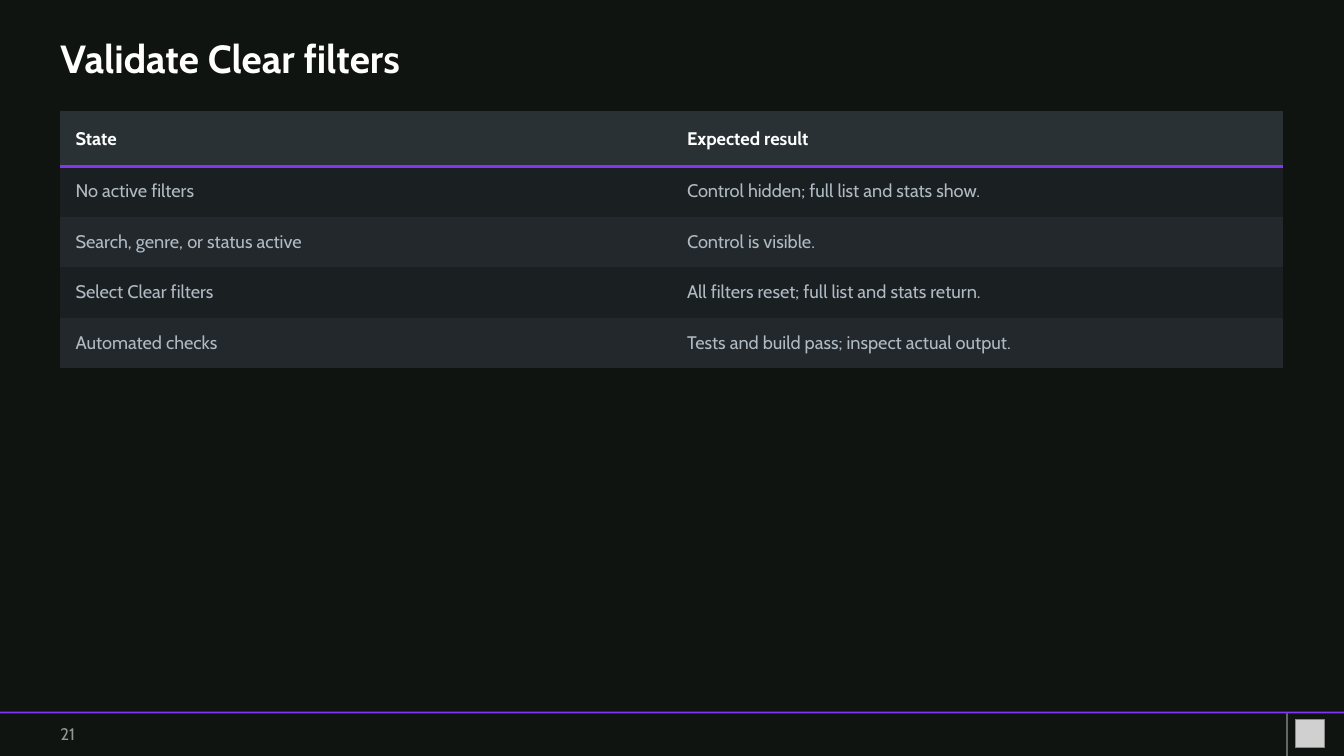
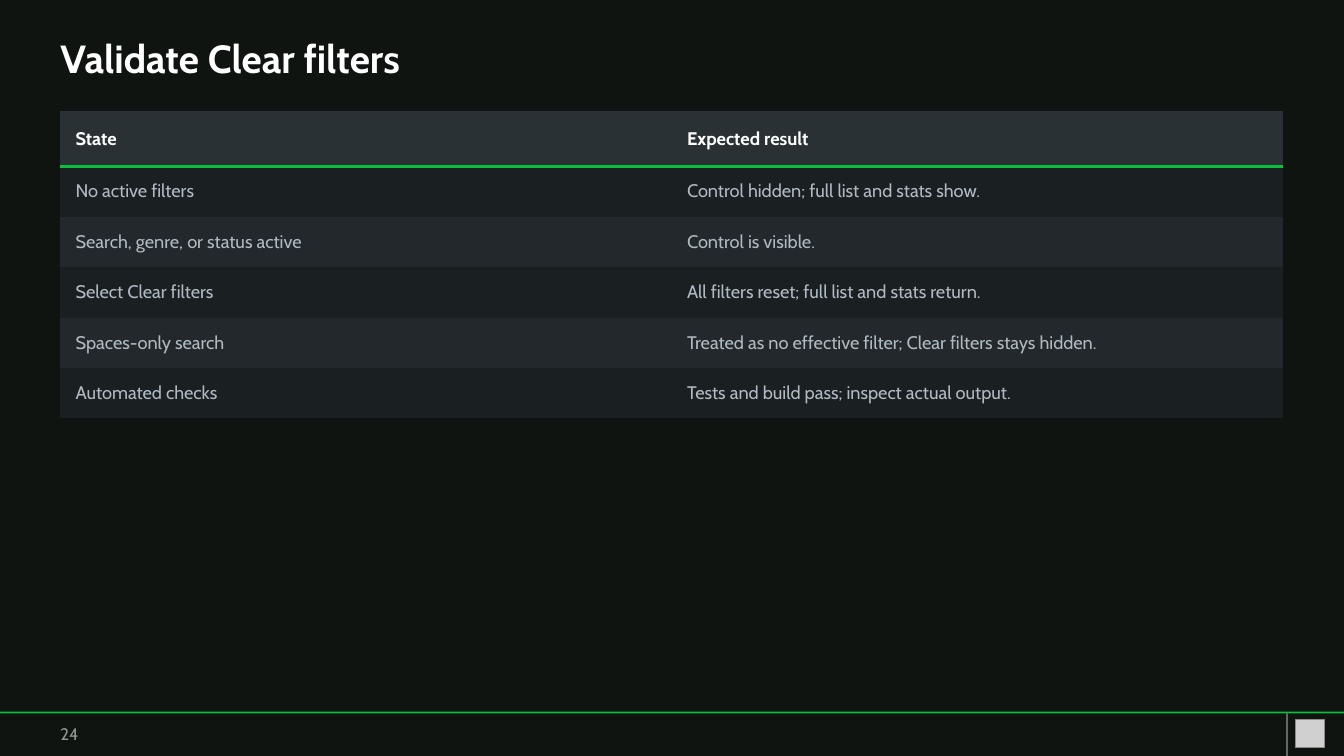
Before and after one commit to YXSSXR-9/copilot-app-for-beginners, a slide deck: slide 24 of workshop/copilot-app-book-app-workshop.pptx (slide 21 before the commit). Drawn at 1344x756 pixels with LibreOffice and Linux fonts; fonts in the diff are those of the drawing; grey boxes stand for pictures. Boxes give left, top, right and bottom in pixels: in the first picture for what was removed or moved away, otherwise in the second. Text is boxed around its words. In the diff, an @@ line names an element or a change of style, - is before the commit and + after.

```diff
--- a/workshop/copilot-app-book-app-workshop.pptx
+++ b/workshop/copilot-app-book-app-workshop.pptx
@@ table at (60, 111, 1285, 408) @@
+row 5: Spaces-only search | Treated as no effective filter; Clear filters stays hidden.
@@ rectangle at (0, 712, 1344, 714): fill #8534F3 to #0EBE3D @@
@@ text at (60, 728, 78, 740): text changed @@
-21
+24
```
Also in this commit, not shown: 19 other slides changed, 5 slides added, 2 slides removed, 48 other files.
